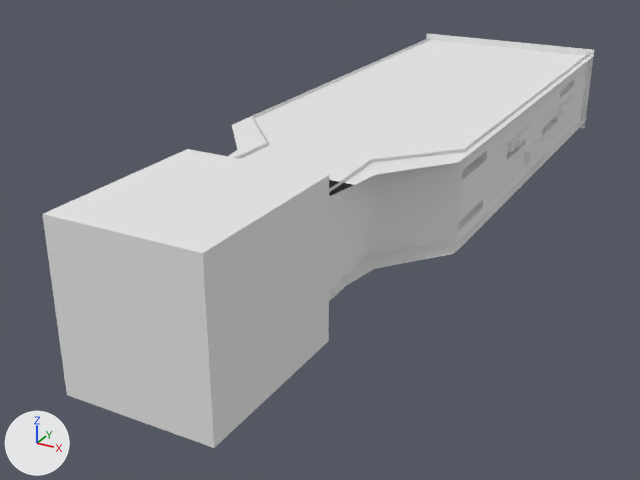
The OBJ model Assets/Levels/LevelOneRigid.obj, before and after one commit.
Both versions are drawn from a 50 mm camera at (115.1, -132.6, 50.0) aimed at (54.1, -21.6, -5.5). Arrows for +X, +Y and +Z are at lower left; the lights stay in place. Where no turn or scale is listed for an object, it has been applied to the vertices. Vertices at the same position are counted once.

Objects in the first picture: 'LevelOneRigid'.
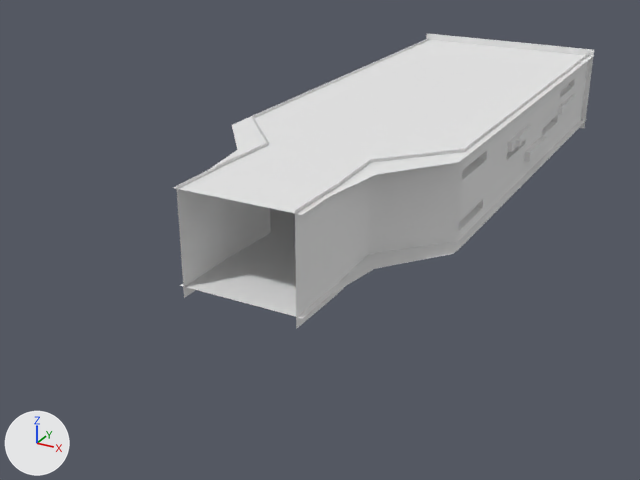
Location of each change, [x1, y1, x2, y2] in pixels of the pictures (640 x 480 px; the box of a moved part takes in the faces that stretch with it):
'LevelOneRigid', reshaped (24% narrower, 29% shorter): before [42, 33, 594, 448]; after [174, 33, 594, 329]
part 1 of me_levelonerigid, deleted: before [42, 149, 329, 448]
part 2 of me_levelonerigid, moved or reshaped (not visible before): after [185, 174, 330, 215]

The edits, one by one:
me_levelonerigid is used by ob_levelonerigid; location (0.0, 0.0, 0.0).
me_levelonerigid had 743 vertices, 621 faces and spanned x 42.2..78.7, y -72.5..46.9, z -5.9..16.0.
me_levelonerigid now has 735 vertices, 615 faces and spans x 42.2..78.7, y -53.9..46.9, z -2.2..14.3.
me_levelonerigid part 1: the loose piece of 8 vertices spanning x 49.8..69.8, y -72.5..-47.9, z -5.9..16.0 is deleted.
Part 2, on me_levelonerigid:
9 faces are deleted.
9 new faces join them.
